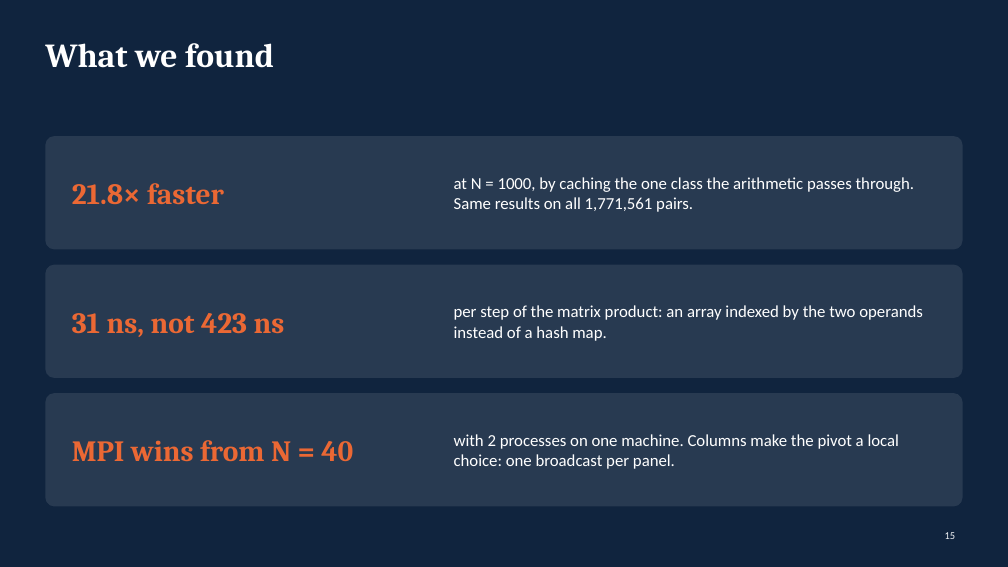
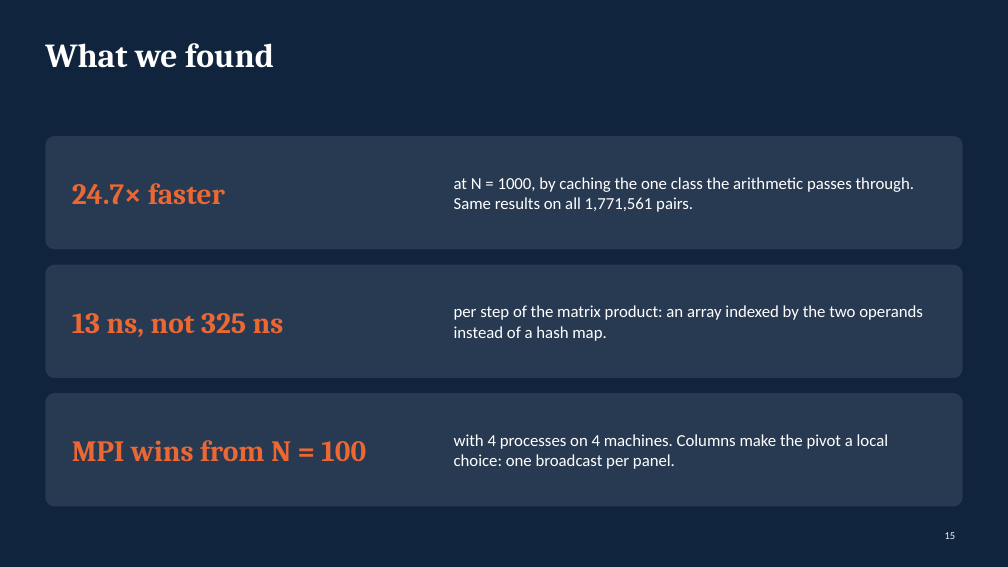
Before and after one commit to Jplangdon/algebra-assignment, a slide deck: slide 15 of slides/presentation.pptx. Drawn at 1008x567 pixels with LibreOffice and Linux fonts; fonts in the diff are those of the drawing. Boxes give left, top, right and bottom in pixels: in the first picture for what was removed or moved away, otherwise in the second. Text is boxed around its words. In the diff, an @@ line names an element or a change of style, - is before the commit and + after.

```diff
--- a/slides/presentation.pptx
+++ b/slides/presentation.pptx
@@ text at bbox=[72, 183, 225, 205]: text changed @@
-21.8× faster
+24.7× faster
@@ text at bbox=[72, 313, 284, 337]: text changed @@
-31 ns, not 423 ns
+13 ns, not 325 ns
@@ text at bbox=[72, 440, 366, 462]: text changed @@
-MPI wins from N = 40
+MPI wins from N = 100
@@ text at bbox=[454, 434, 888, 469]: text changed @@
-with 2 processes on one machine. Columns make the pivot a local choice: one broadcast per panel.
+with 4 processes on 4 machines. Columns make the pivot a local choice: one broadcast per panel.
```
Also in this commit, not shown: 6 other slides changed.
